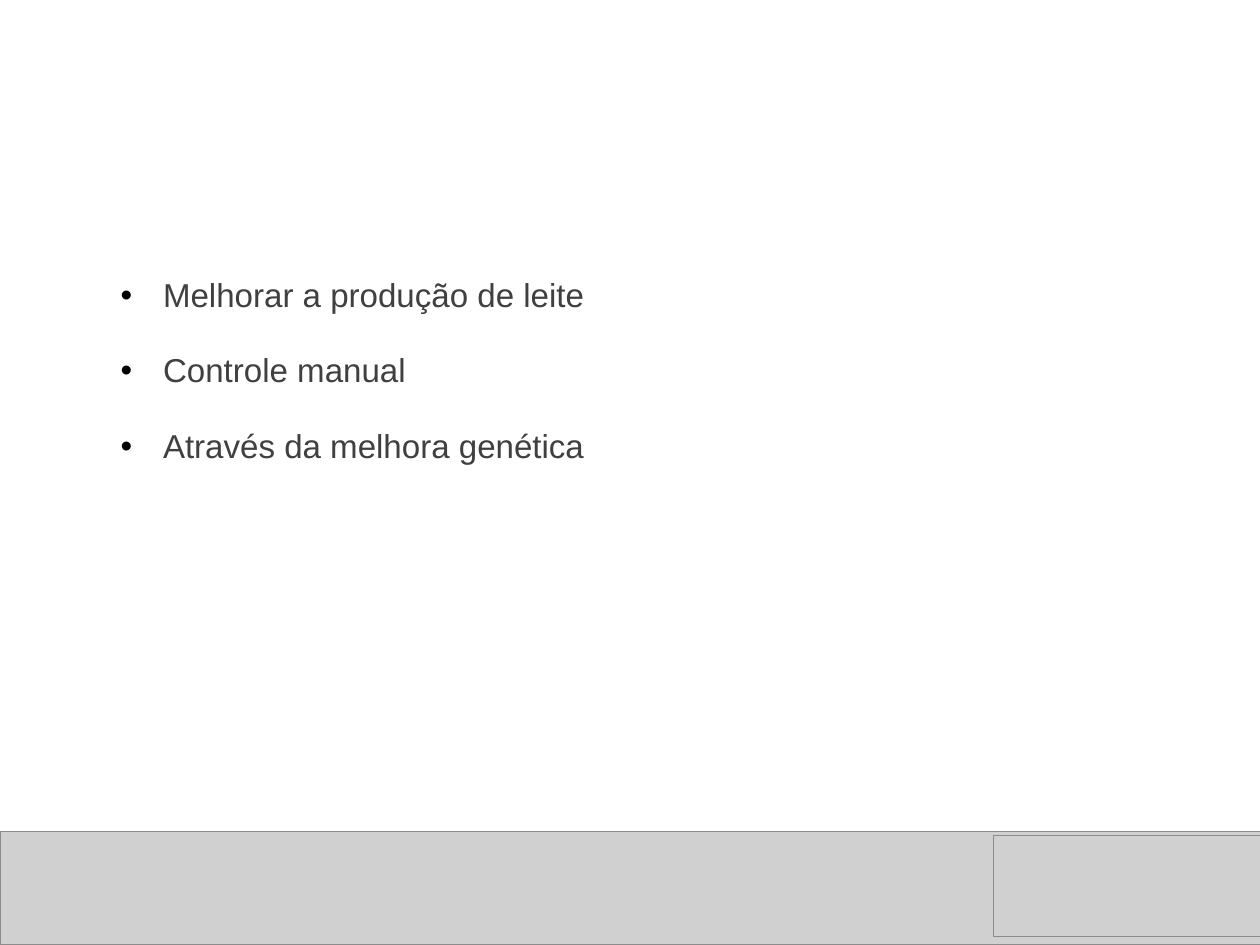
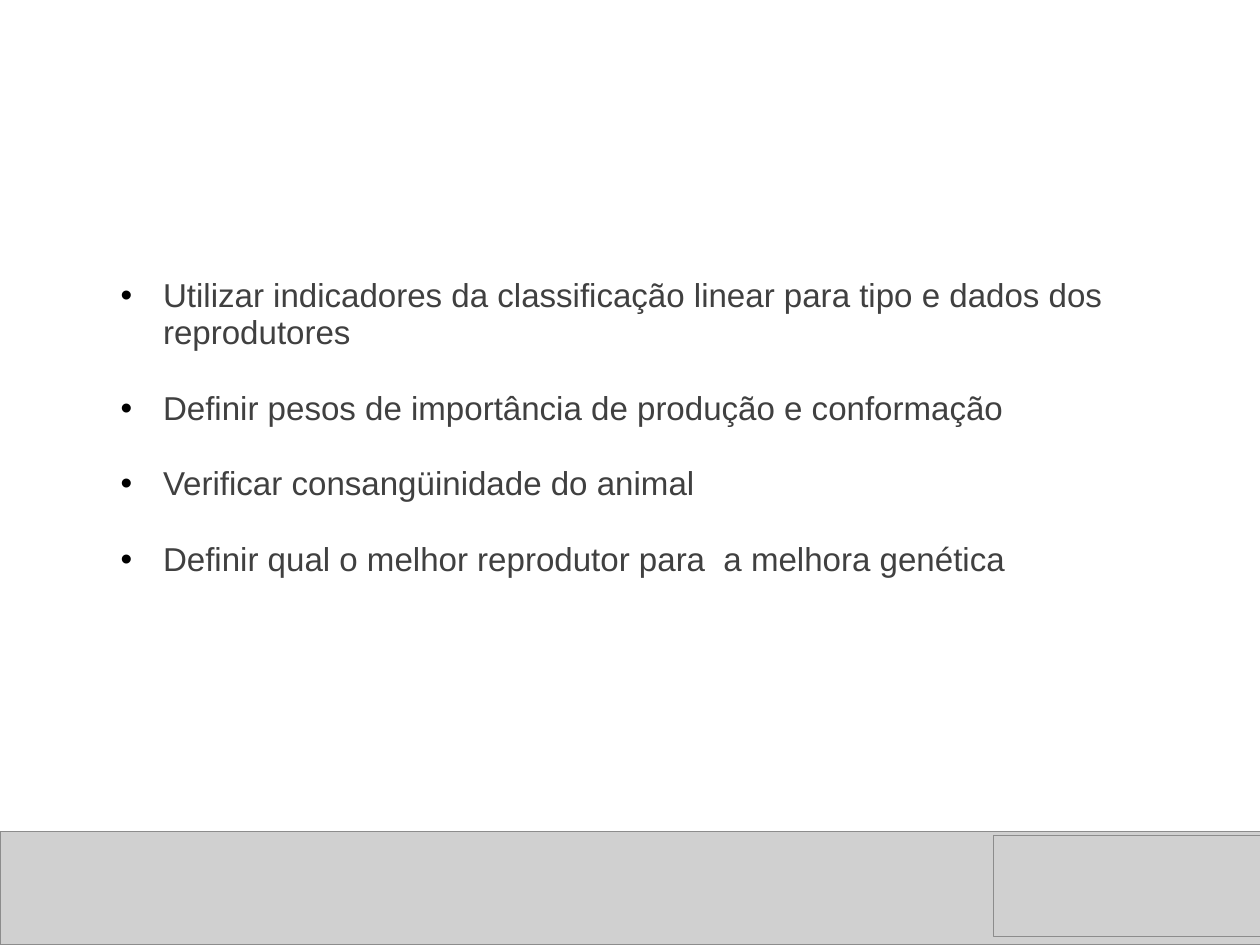
Before and after one commit to thiagoalvsantos/sabrh, a slide deck: slide 6 of Concepção/projeto_final_sabrh_apresentacao_proposta.ppt (slide 5 before the commit). Drawn at 1260x945 pixels with LibreOffice and Linux fonts; fonts in the diff are those of the drawing; grey boxes stand for pictures; background and template pictures are left out. Boxes give left, top, right and bottom in pixels: in the first picture for what was removed or moved away, otherwise in the second. Text is boxed around its words. In the diff, an @@ line names an element or a change of style, - is before the commit and + after.

```diff
--- a/Concepção/projeto_final_sabrh_apresentacao_proposta.ppt
+++ b/Concepção/projeto_final_sabrh_apresentacao_proposta.ppt
@@ text removed at bbox=[163, 283, 584, 464] @@
-  • Melhorar a produção de leite
-  • Controle manual
-  • Através da melhora genética
@@ text added at bbox=[163, 283, 1102, 577], 21 pt, text #404040 @@
+  • Utilizar indicadores da classificação linear para tipo e dados dos reprodutores
+  • Definir pesos de importância de produção e conformação
+  • Verificar consangüinidade do animal
+  • Definir qual o melhor reprodutor para a melhora genética
```
Also in this commit, not shown: 3 other slides changed, 4 slides added, 1 slide removed, 1 other file.
